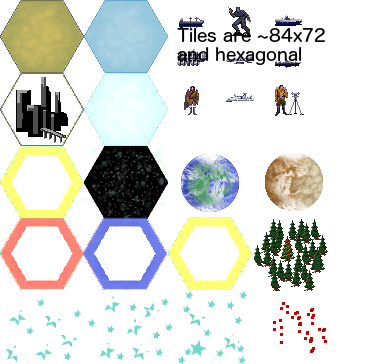
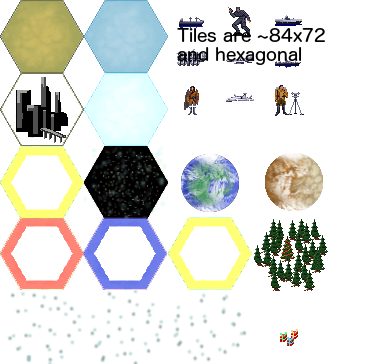
Before/after of a 365×364 layered artwork. What changed in the layer stack:
renamed "Layer #1" to "Christmas", painted on it over (6, 290, 327, 364)
